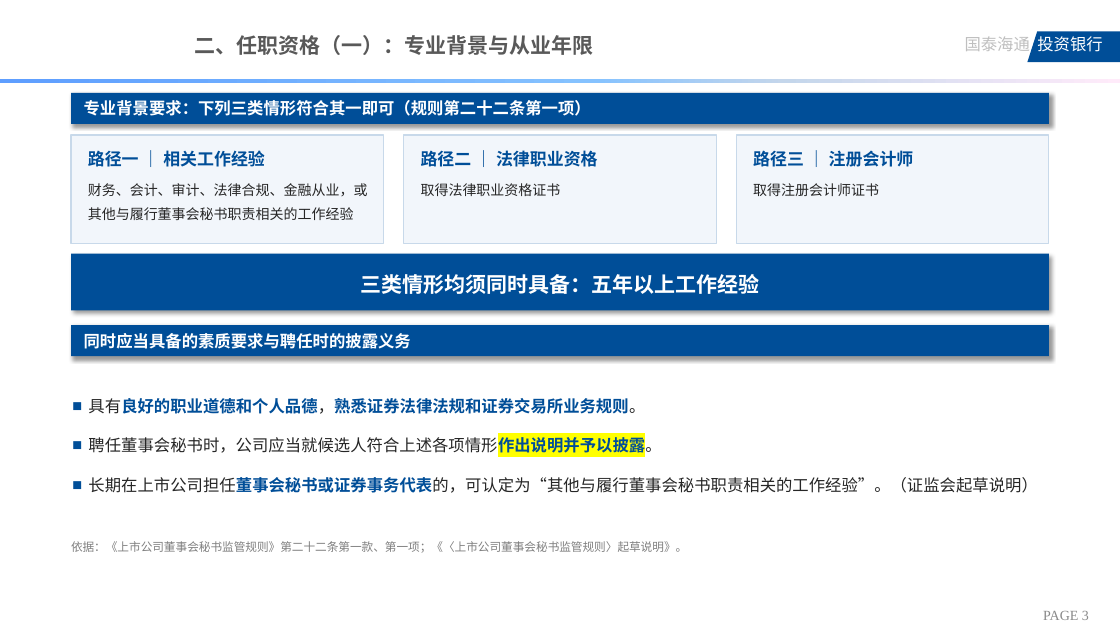
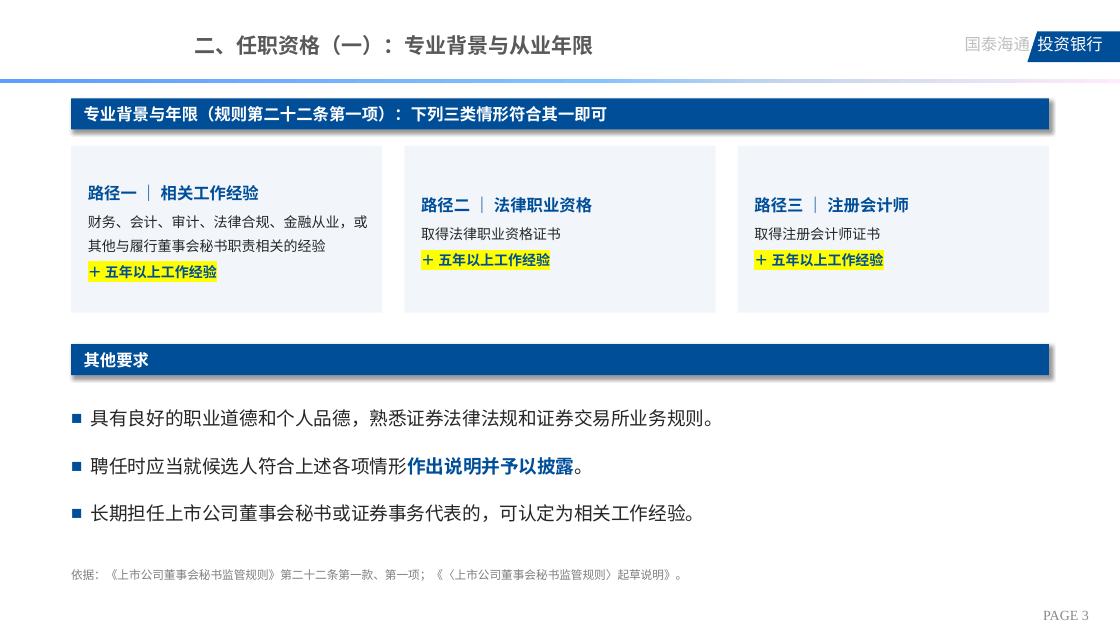
Before and after one commit to xid013-ux/JXD, a slide deck: slide 3 of output/上市公司董事会秘书选聘指引.pptx. Drawn at 1120x630 pixels with LibreOffice and Linux fonts; fonts in the diff are those of the drawing; background and template pictures are left out. Boxes give left, top, right and bottom in pixels: in the first picture for what was removed or moved away, otherwise in the second. Text is boxed around its words. In the diff, an @@ line names an element or a change of style, - is before the commit and + after.

```diff
--- a/output/上市公司董事会秘书选聘指引.pptx
+++ b/output/上市公司董事会秘书选聘指引.pptx
@@ rectangle "专业背景与年限（规则第二十二条第一项）：下列三类情形符合其一即可": place and size @@
-rectangle "专业背景与年限（规则第二十二条第一项）：下列三类情形符合其一即可" at bbox=[71, 92, 1049, 124]
+rectangle "专业背景与年限（规则第二十二条第一项）：下列三类情形符合其一即可" at bbox=[71, 98, 1049, 129]
@@ text in rectangle at bbox=[84, 106, 608, 122]: text changed @@
-专业背景要求：下列三类情形符合其一即可（规则第二十二条第一项）
+专业背景与年限（规则第二十二条第一项）：下列三类情形符合其一即可
@@ rectangle "路径一 ｜ 相关工作经验": place and size @@
-rectangle "路径一 ｜ 相关工作经验" at bbox=[71, 135, 384, 244]
+rectangle "路径一 ｜ 相关工作经验" at bbox=[71, 146, 383, 313]
@@ rectangle "路径二 ｜ 法律职业资格": place and size @@
-rectangle "路径二 ｜ 法律职业资格" at bbox=[404, 135, 717, 244]
+rectangle "路径二 ｜ 法律职业资格" at bbox=[404, 146, 716, 313]
@@ vertical alignment top to middle; outline #C8D9EA 1 pt to none in 3 elements at bbox=[71, 146, 383, 313], bbox=[404, 146, 716, 313], bbox=[738, 146, 1049, 313] @@
@@ rectangle "路径三 ｜ 注册会计师": place and size @@
-rectangle "路径三 ｜ 注册会计师" at bbox=[737, 135, 1049, 244]
+rectangle "路径三 ｜ 注册会计师" at bbox=[738, 146, 1049, 313]
@@ text in rectangle at bbox=[88, 185, 259, 201]: size 14.5 to 14 pt in "路径一 ｜ 相关工作经验" @@
@@ text in rectangle at bbox=[421, 197, 592, 240]: size 14.5 to 14 pt in "路径二 ｜ 法律职业资格"; line spacing 1.45 to 1.4 @@
@@ text in rectangle at bbox=[754, 197, 909, 240]: size 14.5 to 14 pt in "路径三 ｜ 注册会计师"; line spacing 1.45 to 1.4 @@
@@ text in rectangle at bbox=[88, 215, 368, 279]: text changed @@
-财务、会计、审计、法律合规、金融从业，或其他与履行董事会秘书职责相关的工作经验
+财务、会计、审计、法律合规、金融从业，或其他与履行董事会秘书职责相关的经验
+＋ 五年以上工作经验
@@ rectangle removed at bbox=[71, 254, 1049, 311] @@
-三类情形均须同时具备：五年以上工作经验
@@ text in rectangle at bbox=[438, 253, 550, 267]: paragraph added @@
+＋ 五年以上工作经验
@@ text in rectangle at bbox=[772, 253, 884, 267]: paragraph added @@
+＋ 五年以上工作经验
@@ rectangle removed at bbox=[71, 325, 1049, 356] @@
-同时应当具备的素质要求与聘任时的披露义务
@@ rectangle added at bbox=[71, 344, 1049, 376], fill #004E98, 14 pt, text #FFFFFF, bold @@
+其他要求
@@ text "具有良好的职业道德和个人品德，熟悉证券法律法规和证券交易所业务规则。": place and size @@
-text "具有良好的职业道德和个人品德，熟悉证券法律法规和证券交易所业务规则。" at bbox=[88, 398, 1037, 493]
+text "具有良好的职业道德和个人品德，熟悉证券法律法规和证券交易所业务规则。" at bbox=[91, 409, 723, 522]
@@ text at bbox=[91, 409, 723, 427]: size 14 to 16 pt, text colour #004E98 to #262626, bold off in "具有良好的职业道德和个人品德，熟悉证券法律法规和证券交易所业务规则。"; indent changed; line spacing 2 to 1.7 @@
@@ text at bbox=[91, 457, 705, 522]: text changed; size 14 to 16 pt @@
-■ 聘任董事会秘书时，公司应当就候选人符合上述各项情形作出说明并予以披露。
-■ 长期在上市公司担任董事会秘书或证券事务代表的，可认定为“其他与履行董事会秘书职责相关的工作经验”。（证监会起草说明）
+■ 聘任时应当就候选人符合上述各项情形作出说明并予以披露。
+■ 长期担任上市公司董事会秘书或证券事务代表的，可认定为相关工作经验。
@@ text "依据：《上市公司董事会秘书监管规则》第二十二条第一款、第一项；《〈上市公司董事会秘书监管规则〉起草说明》。": place and size @@
-text "依据：《上市公司董事会秘书监管规则》第二十二条第一款、第一项；《〈上市公司董事会秘书监管规则〉起草说明》。" at bbox=[71, 541, 687, 553]
+text "依据：《上市公司董事会秘书监管规则》第二十二条第一款、第一项；《〈上市公司董事会秘书监管规则〉起草说明》。" at bbox=[71, 569, 687, 581]
```
Also in this commit, not shown: 6 other slides changed.
